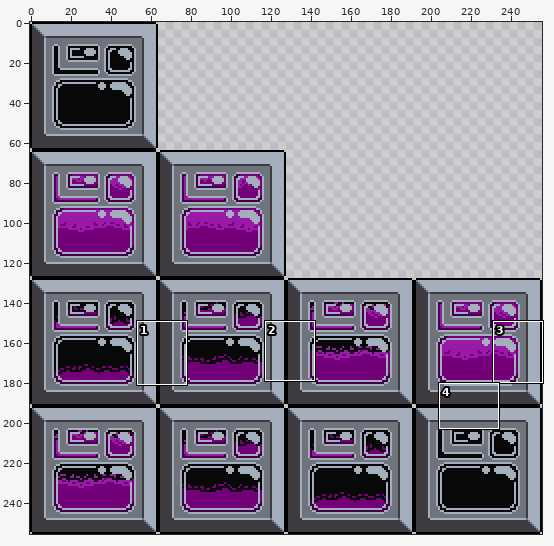
Sprite sheet -- Assets/Buildings/Factories/BlastiumCellPlant.png. The first picture is a wide view before the edit; the outline marks the close-up.
Close-up. Before the commit:
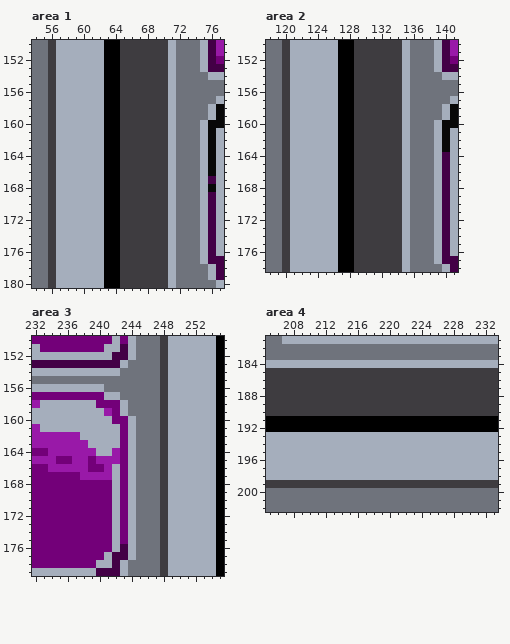
The file is 256x256 pixels. Shown: area 1: x 54..77, y 150..180; area 2: x 118..141, y 150..178; area 3: x 232..255, y 150..179; area 4: x 205..233, y 181..202. The commit also changed other parts of the picture, which this record leaves out.
The same view after the edit:
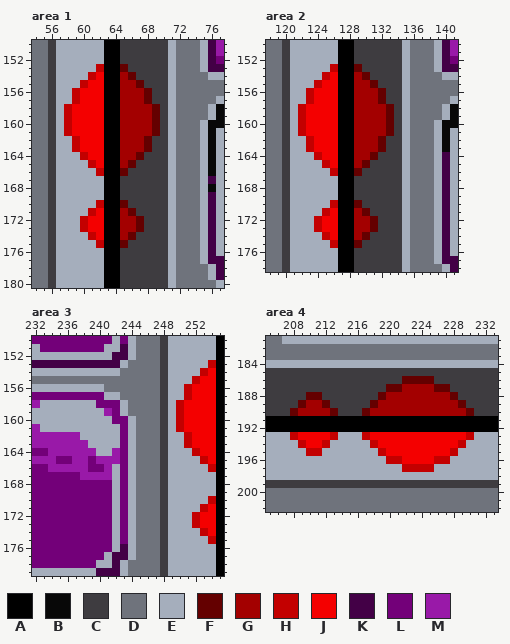
Palette (. is transparent): A #000000  B #080808  C #3e3c40  D #6f737c  E #a5aebc  F #640000  G #a30000  H #c30000  J #f40000  K #430046  L #730079  M #9919a8
Edits made:
Changed rows in their new state; - is an unchanged pixel.
Area 1:
first column x 58:
153 ----H--F----
154 ---HJ--GF---
155 --HJJ--GGF--
156 -HJJJ--GGGF-
157 -HJJJ--GGGF-
158 HJJJJ--GGGGF
159 HJJJJ--GGGGF
160 HJJJJ--GGGGF
161 HJJJJ--GGGGF
162 -HJJJ--GGGF-
163 -HJJJ--GGGF-
164 --HJJ--GGF--
165 ---HJ--GF---
166 ----H--F----
first column x 60:
170 --H--F--
171 -HJ--GF-
172 HJJ--GGF
173 HJJ--GGF
174 -HJ--GF-
175 --H--F--
Area 2:
first column x 122:
153 ----H--F----
154 ---HJ--GF---
155 --HJJ--GGF--
156 -HJJJ--GGGF-
157 -HJJJ--GGGF-
158 HJJJJ--GGGGF
159 HJJJJ--GGGGF
160 HJJJJ--GGGGF
161 HJJJJ--GGGGF
162 -HJJJ--GGGF-
163 -HJJJ--GGGF-
164 --HJJ--GGF--
165 ---HJ--GF---
166 ----H--F----
first column x 124:
170 --H--F--
171 -HJ--GF-
172 HJJ--GGF
173 HJJ--GGF
174 -HJ--GF-
175 --H--F--
Area 3:
first column x 250:
153 ----H
154 ---HJ
155 --HJJ
156 -HJJJ
157 -HJJJ
158 HJJJJ
159 HJJJJ
160 HJJJJ
161 HJJJJ
162 -HJJJ
163 -HJJJ
164 --HJJ
165 ---HJ
166 ----H
first column x 252:
170 --H
171 -HJ
172 HJJ
173 HJJ
174 -HJ
175 --H
Area 4:
first column x 208:
186 --------------FFFF-----
187 ------------FFGGGGFF---
188 --FF-------FGGGGGGGGF--
189 -FGGF-----FGGGGGGGGGGF-
190 FGGGGF---FGGGGGGGGGGGGF
193 HJJJJH---HJJJJJJJJJJJJH
194 -HJJH-----HJJJJJJJJJJH-
195 --HH-------HJJJJJJJJH--
196 ------------HHJJJJHH---
197 --------------HHHH-----
Where, in picture pixels (left, top, right, bottom), the same in both close-ups:
changed: (64, 64, 160, 248)
changed: (298, 64, 394, 248)
changed: (176, 360, 216, 544)
changed: (362, 376, 474, 472)
changed: (290, 392, 338, 456)
